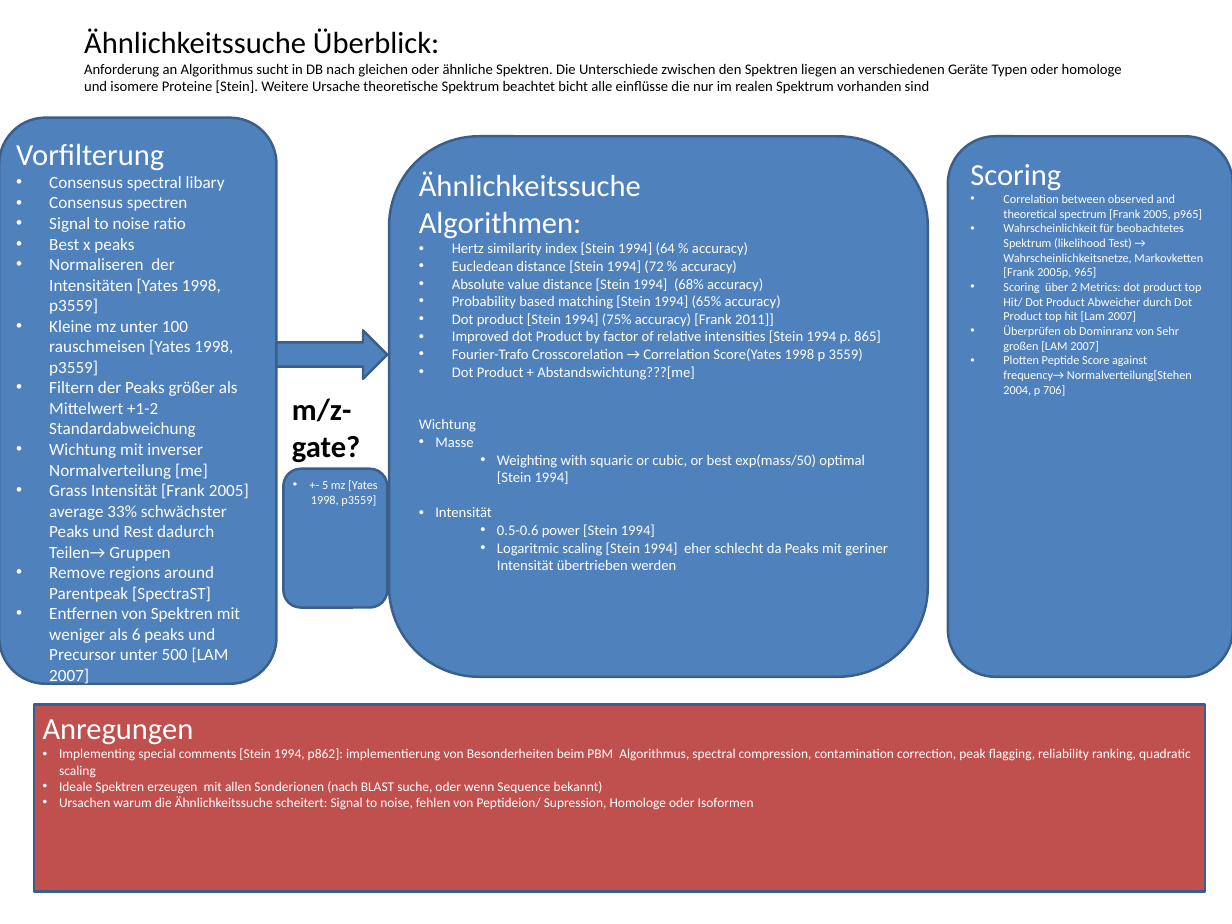
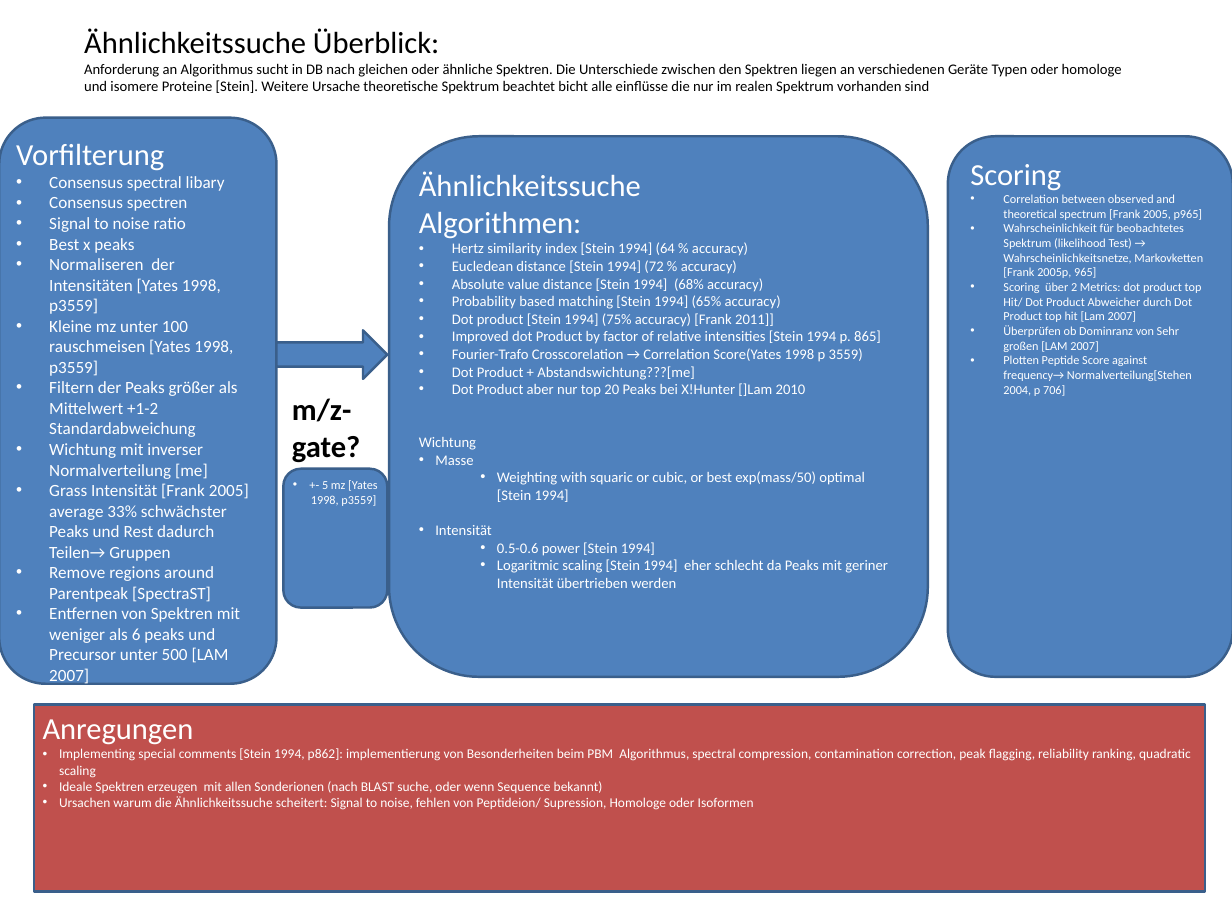
Before and after one commit to compomics/meta-proteome-analyzer, a slide deck: slide 1 of docu/Konzepte/UebersichtSpektrensuche.pptx. Drawn at 1232x924 pixels with LibreOffice and Linux fonts; fonts in the diff are those of the drawing. Boxes give left, top, right and bottom in pixels: in the first picture for what was removed or moved away, otherwise in the second. Text is boxed around its words. In the diff, an @@ line names an element or a change of style, - is before the commit and + after.

```diff
--- a/docu/Konzepte/UebersichtSpektrensuche.pptx
+++ b/docu/Konzepte/UebersichtSpektrensuche.pptx
@@ text in rounded rectangle at [452,383,806,397]: paragraph added @@
+• Dot Product aber nur top 20 Peaks bei X!Hunter []Lam 2010
```
